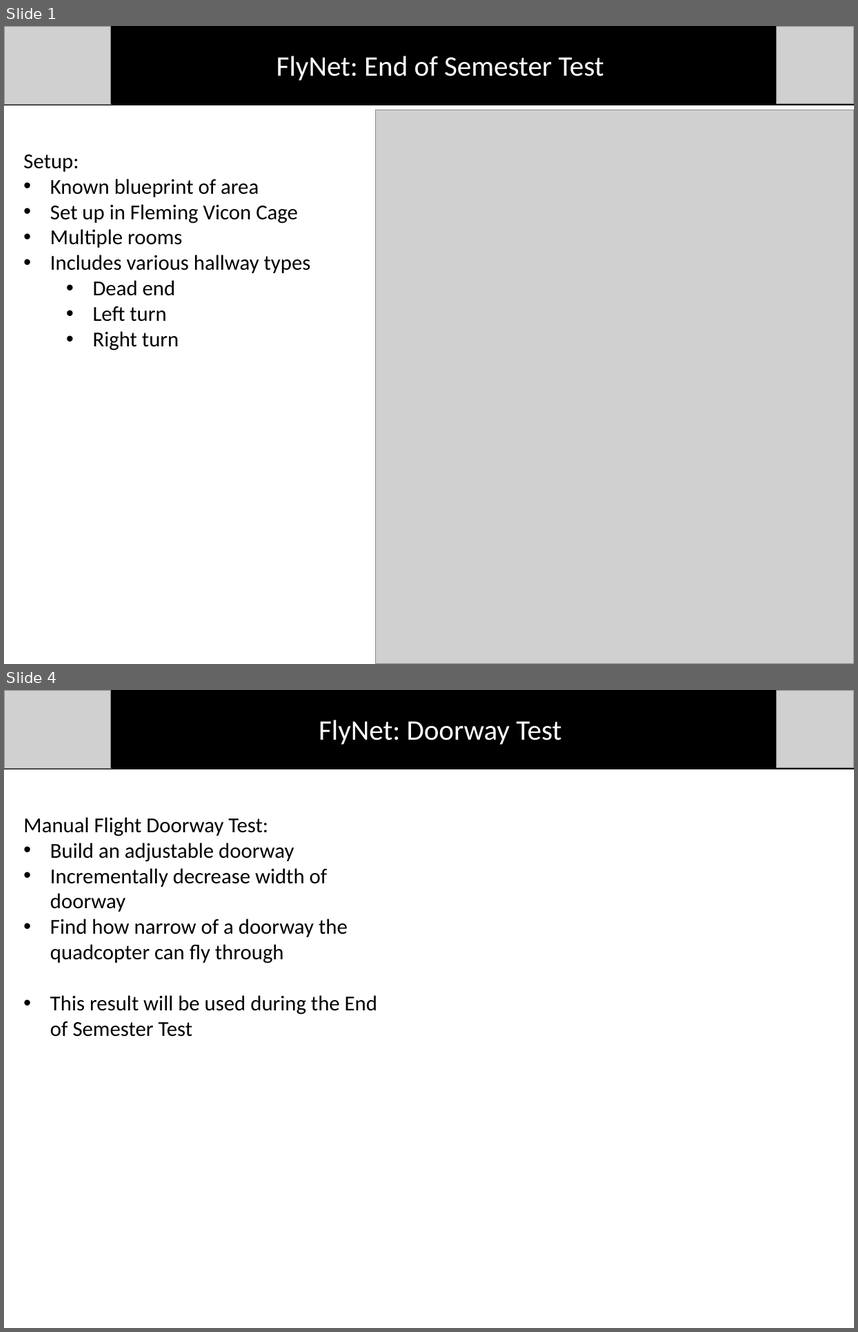
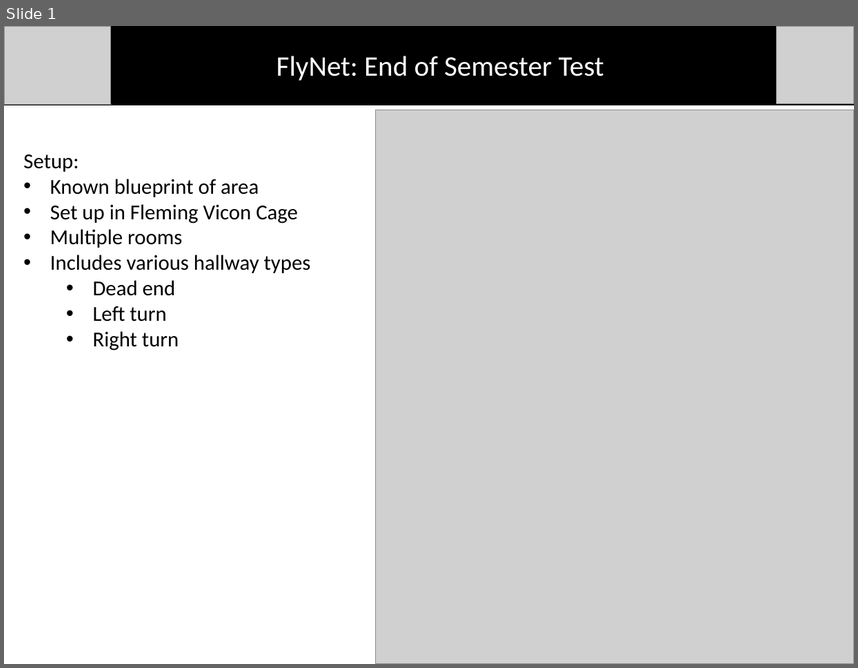
Before and after one commit to dtbinh/FlyNet, a slide deck: Presentations/Mid Semester Review/Individual_Slides/Matt/Busby_Slides.pptx. Shown one above the other, each under a label of ours: slides 1 and 4 before the commit, slide 1 after it; the slides between them are not shown. The pictures are 858x1332 and 858x668 pixels, drawn with LibreOffice and Linux fonts; fonts in the diff are those of the drawing; grey boxes stand for pictures. Boxes give left, top, right and bottom in pixels: in the first picture for what was removed or moved away, otherwise in the second. Text is boxed around its words. In the diff, an @@ line names an element or a change of style, - is before the commit and + after.

```diff
--- a/Presentations/Mid Semester Review/Individual_Slides/Matt/Busby_Slides.pptx
+++ b/Presentations/Mid Semester Review/Individual_Slides/Matt/Busby_Slides.pptx
@@ slide 4 removed at <box>4,690,854,1328</box>, background #FFFFFF @@
@@ group removed at <box>4,690,854,768</box>: 2 pictures, 1 line, 1 rectangle, 1 text @@
-FlyNet: Doorway Test
@@ text removed at <box>23,817,377,1036</box> @@
-Manual Flight Doorway Test:
-• Build an adjustable doorway
-• Incrementally decrease width of doorway
-• Find how narrow of a doorway the quadcopter can fly through
-• This result will be used during the End of Semester Test
```
Also in this commit, not shown: 2 slides changed, 1 other slide removed.
